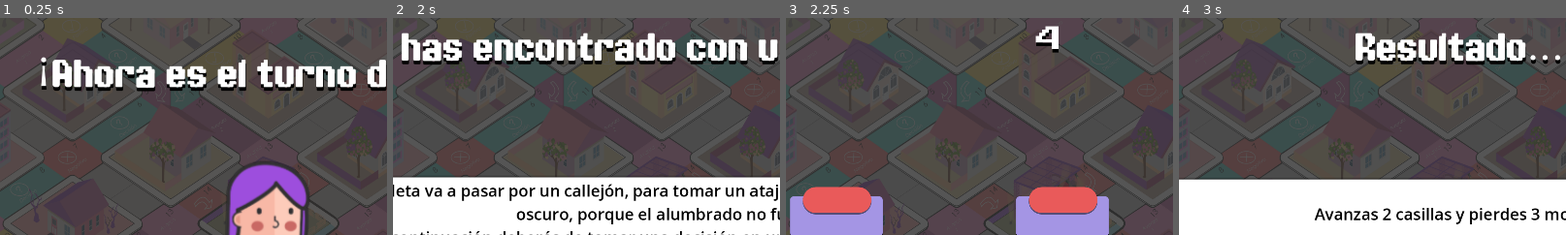
Above: before the commit, frames 1-4 (left to right).
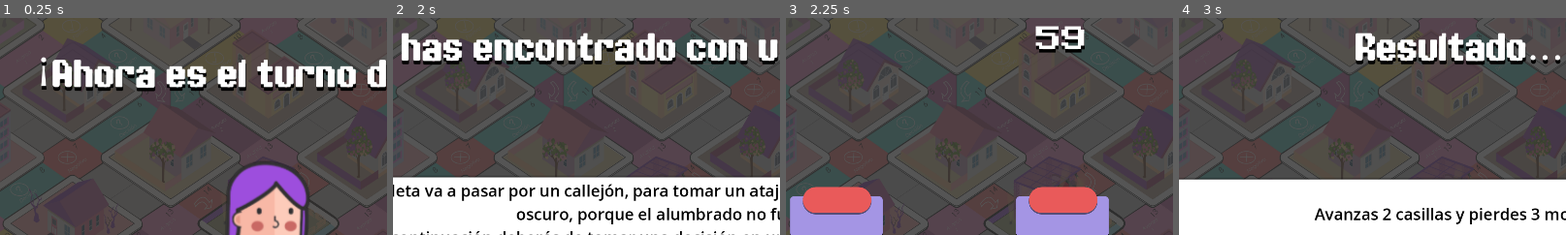
Above: after the commit, the same moments.

Repository: AleML1024/Ciudad-Magenta
Game: Godot game, scene res://Main.tscn
Same seed, same stepped clock (60 frames per second), same inputs: the game is played once before the commit and once after it.
Inputs (mouse positions are % of the whole screen's width and height, from its top left):
- Up to frame 1 (0.25 s): no input
- Up to frame 2 (2 s): click "Continuar" at 0.5 s
- Up to frame 3 (2.25 s): click "Continuar" at 2 s
- Up to frame 4 (3 s): click (22, 45) at 2.77 s
The pictures show only the part of the screen within x 15-65%, y 3-53%; the shares and areas given below are measured in that part.

Frames 1-2 are identical in both runs. In frame 3, 1.2% of the frame differs, in the area x 64-78%, y 3-17%; in frame 4, nothing differs.

Commit message:
Establecer contador a 60 segundos

Diff:
--- a/decision_options_screen.gd
+++ b/decision_options_screen.gd
@@ -22,7 +22,7 @@
 	$Panel/HBoxContainer/Option3/VBoxContainer/PanelContainer/Label
 ]
 
-var time_left = 5
+var time_left = 60
 var decision_data := {}
 var decision_active = false
 
@@ -30,7 +30,7 @@
 	visible = true
 	timer_label.visible = true
 	decision_data = data
-	time_left = 5
+	time_left = 60
 	decision_active = true
 	var options = data["options"]
 
